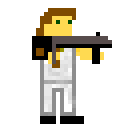
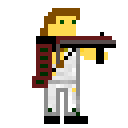
Two versions of the same layered image (128px x 128px). Layer-by-layer changes:
painted on "Calque" over (x1=32, y1=8, x2=116, y2=124)
